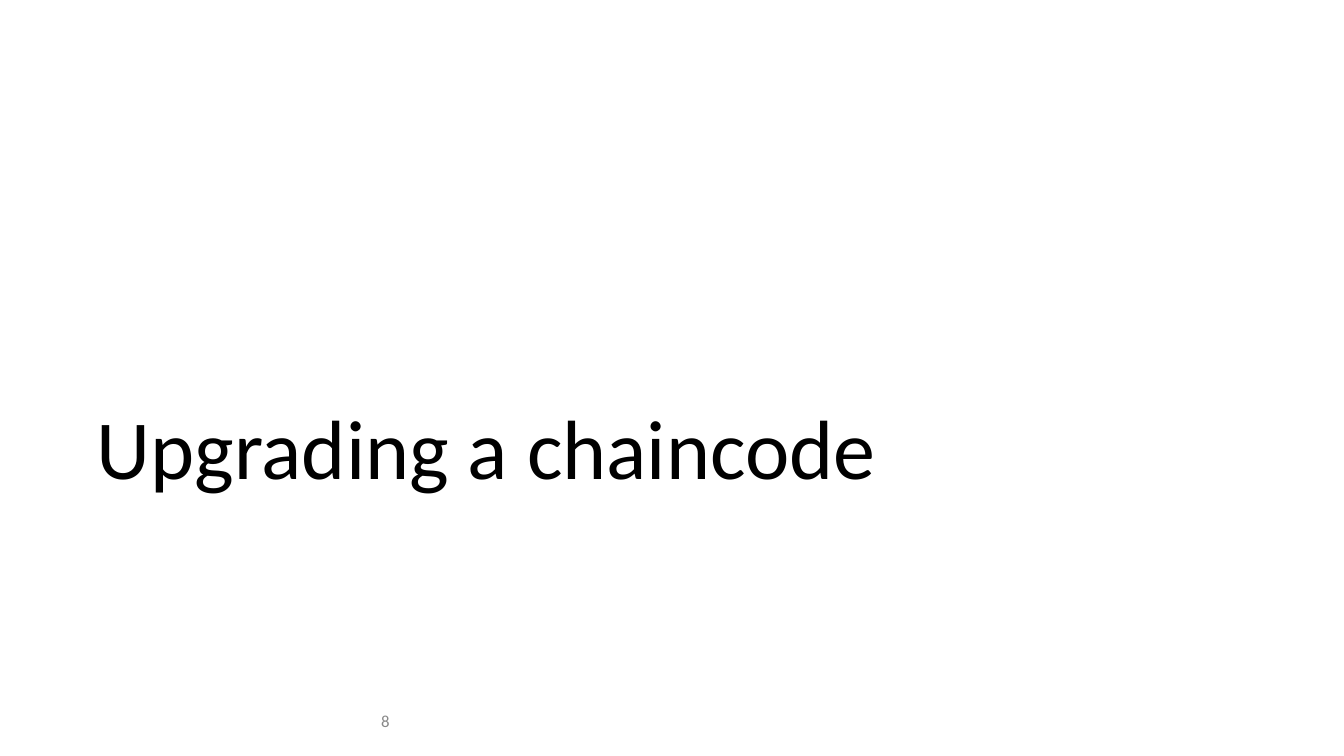
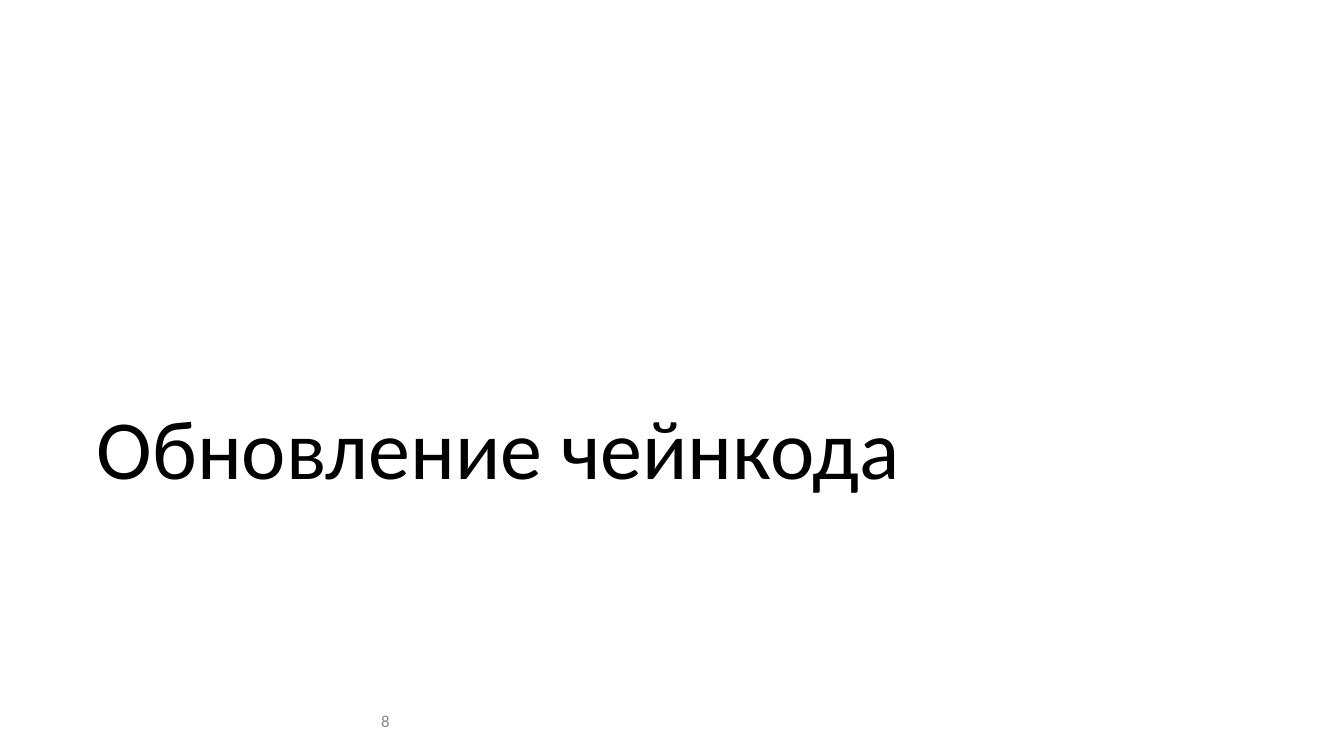
Before and after one commit to hyperledger/fabric-docs-i18n, a slide deck: slide 8 of docs/locale/ru_RU/source/lifecycle/LifecycleDiagrams.pptx. Drawn at 1344x756 pixels with LibreOffice and Linux fonts; fonts in the diff are those of the drawing. Boxes give left, top, right and bottom in pixels: in the first picture for what was removed or moved away, otherwise in the second. Text is boxed around its words. In the diff, an @@ line names an element or a change of style, - is before the commit and + after.

```diff
--- a/docs/locale/ru_RU/source/lifecycle/LifecycleDiagrams.pptx
+++ b/docs/locale/ru_RU/source/lifecycle/LifecycleDiagrams.pptx
@@ title at [97,422,899,493]: text changed @@
-Upgrading a chaincode
+Обновление чейнкода
```
Also in this commit, not shown: 24 other slides changed, 31 other files.
